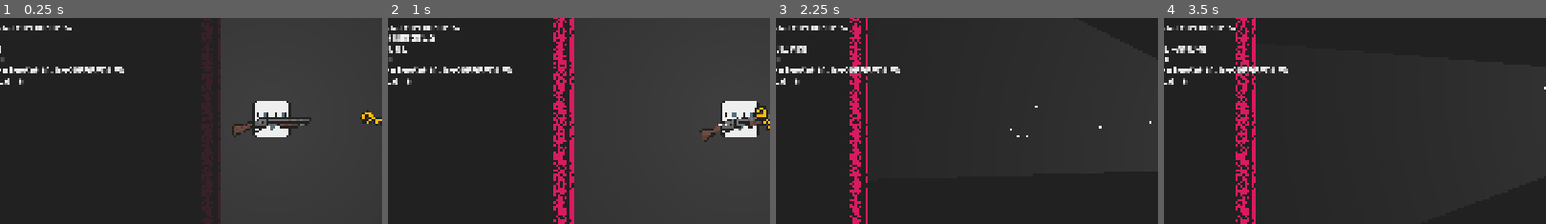
Above: before the commit, frames 1-4 (left to right).
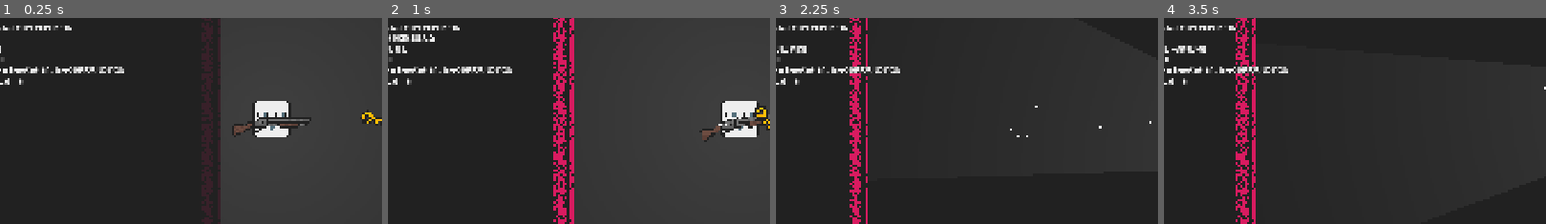
Above: after the commit, the same moments.

Repository: desyatkoff/shapekilla
Game: Godot game, scene res://world.tscn
Two runs of this game, one before a commit and one after it. Both use one fixed random seed, a clock stepped at 60 frames per second and the inputs below.
Inputs (mouse positions are % of the whole screen's width and height, from its top left):
- Up to frame 1 (0.25 s): no input
- Up to frame 2 (1 s): tap Enter at 0.5 s; move the mouse to (72, 47) at 0.52 s; hold D (right) from 0.53 s (still down); tap E (use) at 0.6 s
- Up to frame 3 (2.25 s): move the mouse to (30, 57) at 1.27 s; release D (right) at 1.28 s; hold S (down) 1.28-2.03 s; tap Q (drop) at 1.35 s; tap E (use) at 1.55 s; move the mouse to (60, 29) at 2.02 s; hold D (right) from 2.03 s (still down); click (60, 29) at 2.1 s
- Up to frame 4 (3.5 s): tap E (use) at 2.3, 2.85 s; move the mouse to (45, 73) at 2.77 s; release D (right) at 2.78 s; hold W (up) from 2.78 s (still down)
The pictures show only the part of the screen within x 8-58%, y 28-78%; the shares and areas given below are measured in that part.

The runs differ from the first frame. In frame 1, 0.2% of the frame differs, in the area x 9-32%, y 3-27%; in frame 2, 0.3%, in the area x 2-32%, y 3-27%; in frame 3, 0.2%; in frame 4, 0.2%.

Commit message:
feat: custom mouse cursor

Diff:
--- a/project.godot
+++ b/project.godot
@@ -23,6 +23,9 @@
 window/size/viewport_height=1080
 window/size/mode=3
 window/stretch/mode="canvas_items"
+mouse_cursor/custom_image="uid://dxf1y5l0k4fvx"
+mouse_cursor/custom_image_hotspot=Vector2(16, 16)
+mouse_cursor/tooltip_position_offset=Vector2(16, 16)
 
 [input]
 
Binary file added: mouse_cursor.aseprite
Binary file added: mouse_cursor.png
Not shown, added: mouse_cursor.png.import
